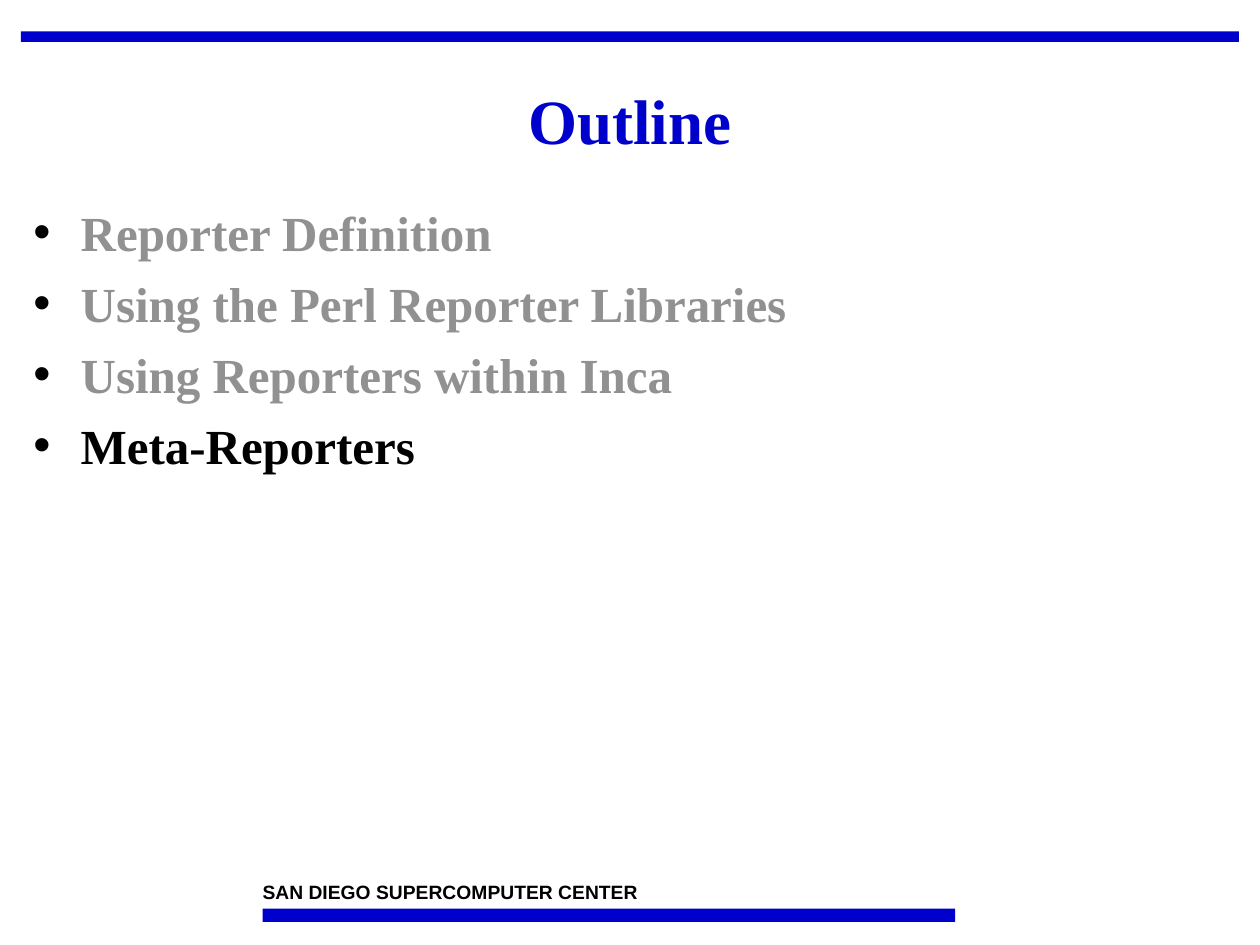
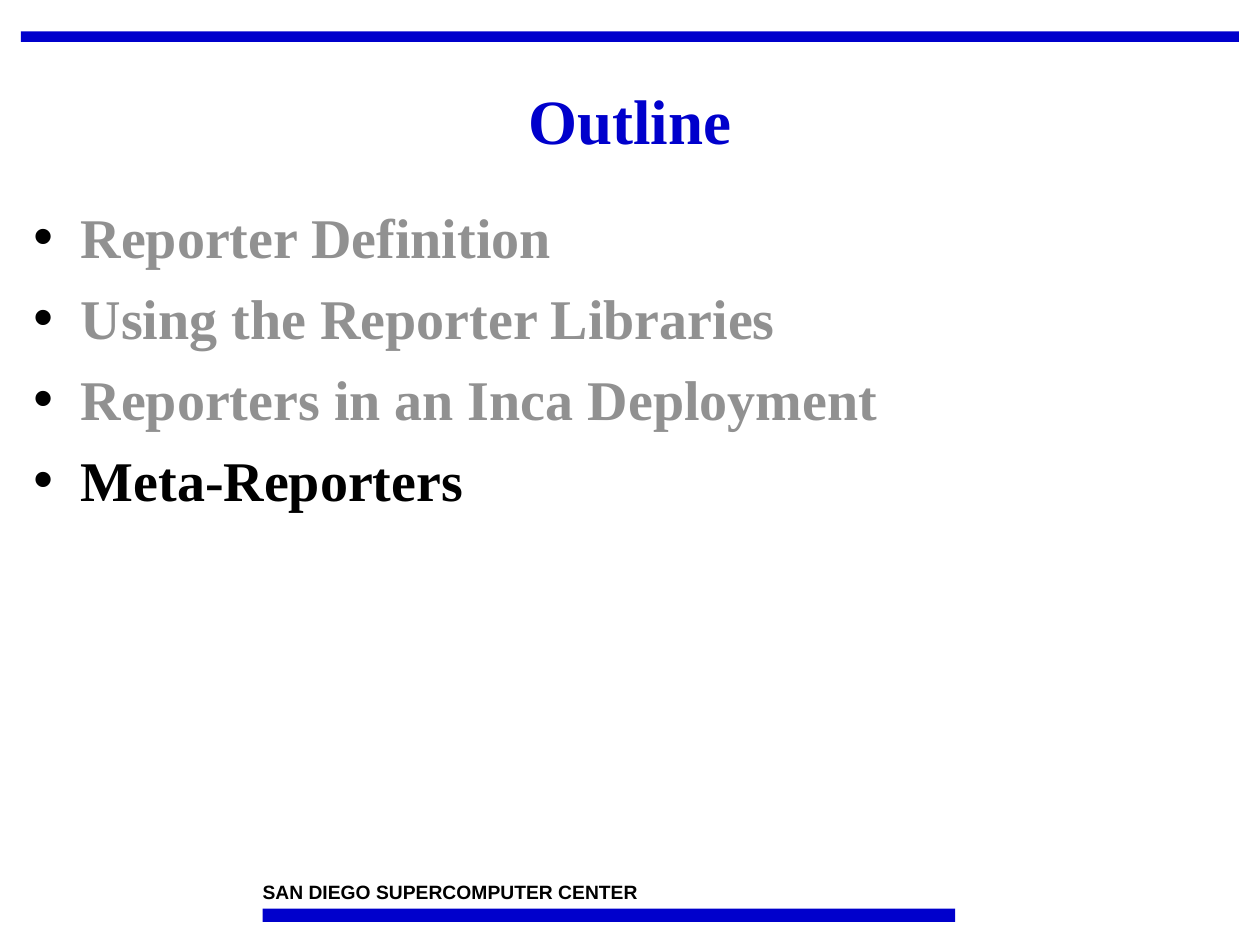
Before and after one commit to IncaProject/inca-xsede, a slide deck: slide 32 of talks/2008workshop/incaReporters.ppt. Drawn at 1260x945 pixels with LibreOffice and Linux fonts; fonts in the diff are those of the drawing; background and template pictures are left out. Boxes give left, top, right and bottom in pixels: in the first picture for what was removed or moved away, otherwise in the second. Text is boxed around its words. In the diff, an @@ line names an element or a change of style, - is before the commit and + after.

```diff
--- a/talks/2008workshop/incaReporters.ppt
+++ b/talks/2008workshop/incaReporters.ppt
@@ text at [81,218,550,512]: size 28 to 32 pt in "Reporter Definition", "Meta-Reporters"; more space between paragraphs @@
@@ text at [81,300,877,431]: text changed; size 28 to 32 pt @@
-• Using the Perl Reporter Libraries
-• Using Reporters within Inca
+• Using the Reporter Libraries
+• Reporters in an Inca Deployment
```
Also in this commit, not shown: 22 other slides changed, 1 slide added, 1 slide removed.
